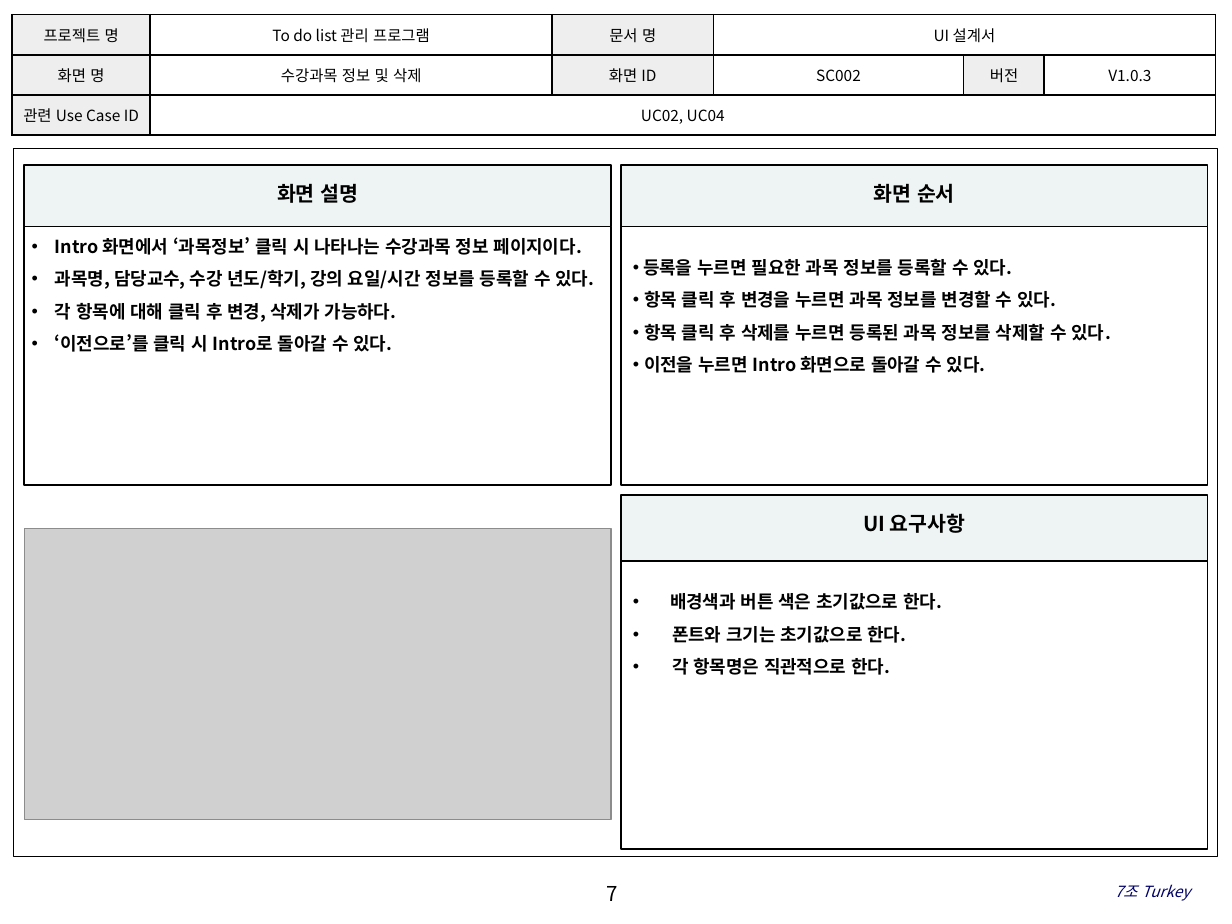
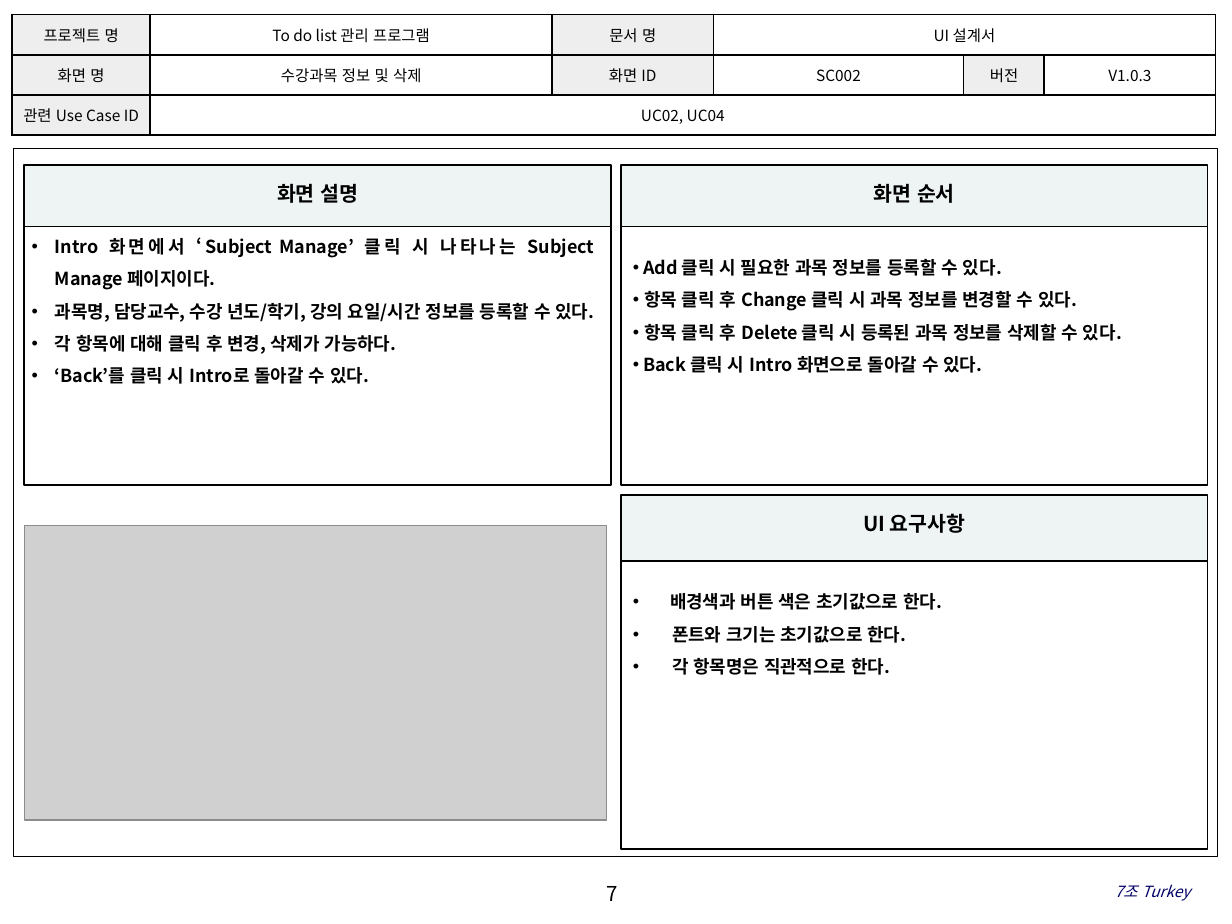
Before and after one commit to SE-admin/7, a slide deck: slide 7 of doc/3_ 설계서/UI Design.pptx. Drawn at 1232x924 pixels with LibreOffice and Linux fonts; fonts in the diff are those of the drawing; grey boxes stand for pictures; background and template pictures are left out. Boxes give left, top, right and bottom in pixels: in the first picture for what was removed or moved away, otherwise in the second. Text is boxed around its words. In the diff, an @@ line names an element or a change of style, - is before the commit and + after.

Commit message:
UI Design|doc|요구사항 변경으로 UI디자인 수정

```diff
--- a/doc/3_ 설계서/UI Design.pptx
+++ b/doc/3_ 설계서/UI Design.pptx
@@ text at [55,238,595,290]: text changed @@
-• Intro 화면에서 ‘과목정보’ 클릭 시 나타나는 수강과목 정보 페이지이다.
+• Intro 화면에서 ‘Subject Manage’ 클릭 시 나타나는 Subject Manage 페이지이다.
@@ text in rectangle at [643,259,1122,373]: text changed @@
-• 등록을 누르면 필요한 과목 정보를 등록할 수 있다.
-• 항목 클릭 후 변경을 누르면 과목 정보를 변경할 수 있다.
-• 항목 클릭 후 삭제를 누르면 등록된 과목 정보를 삭제할 수 있다.
-• 이전을 누르면 Intro 화면으로 돌아갈 수 있다.
+• Add 클릭 시 필요한 과목 정보를 등록할 수 있다.
+• 항목 클릭 후 Change 클릭 시 과목 정보를 변경할 수 있다.
+• 항목 클릭 후 Delete 클릭 시 등록된 과목 정보를 삭제할 수 있다.
+• Back 클릭 시 Intro 화면으로 돌아갈 수 있다.
@@ text at [55,367,369,384]: text changed @@
-• ‘이전으로’를 클릭 시 Intro로 돌아갈 수 있다.
+• ‘Back’를 클릭 시 Intro로 돌아갈 수 있다.
@@ picture: place and size @@
-picture at [25,529,611,819]
+picture at [25,525,607,819]
```
Also in this commit, not shown: 13 other slides changed.
